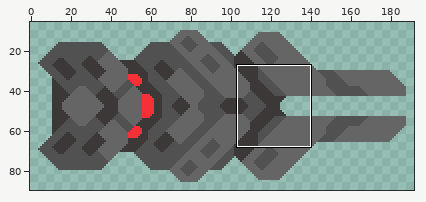
Sprite sheet: main/assets-raw/sprites/units/end/apocalypse-tentacle-tip.png. The first picture is a wide view before the edit; the outline marks the close-up.
Close-up. Before:
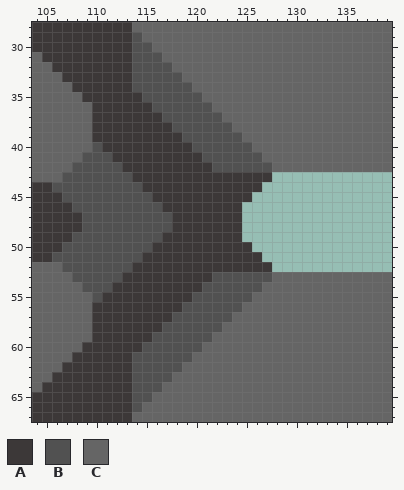
The file is 192x96 pixels. Shown: x 104..139, y 28..67. The wide view leaves out empty margins.
Palette (. is transparent): A #3c3838  B #515151  C #656565
Pixels before, first column x 104:
28 AAAAAAAAAACCCCCCCCCCCCCCCCCCCCCCCCCC
29 AAAAAAAAAABCCCCCCCCCCCCCCCCCCCCCCCCC
30 AAAAAAAAAABBCCCCCCCCCCCCCCCCCCCCCCCC
31 CAAAAAAAAABBBCCCCCCCCCCCCCCCCCCCCCCC
32 CCAAAAAAAABBBBCCCCCCCCCCCCCCCCCCCCCC
33 CCCAAAAAAABBBBBCCCCCCCCCCCCCCCCCCCCC
34 CCCCAAAAAABBBBBBCCCCCCCCCCCCCCCCCCCC
35 CCCCCAAAAAABBBBBBCCCCCCCCCCCCCCCCCCC
36 CCCCCCAAAAAABBBBBBCCCCCCCCCCCCCCCCCC
37 CCCCCCAAAAAAABBBBBBCCCCCCCCCCCCCCCCC
38 CCCCCCAAAAAAAABBBBBBCCCCCCCCCCCCCCCC
39 CCCCCCAAAAAAAAABBBBBBCCCCCCCCCCCCCCC
40 CCCCCCBAAAAAAAAABBBBBBCCCCCCCCCCCCCC
41 CCCCCBBBAAAAAAAAABBBBBBCCCCCCCCCCCCC
42 CCCCBBBBBAAAAAAAAABBBBBBCCCCCCCCCCCC
43 CCCBBBBBBBAAAAAAAAAAAAAA............
44 AABBBBBBBBBAAAAAAAAAAAA.............
45 AAABBBBBBBBBAAAAAAAAAA..............
46 AAAABBBBBBBBBAAAAAAAA...............
47 AAAAABBBBBBBBBAAAAAAA...............
48 AAAAABBBBBBBBBAAAAAAA...............
49 AAAABBBBBBBBBAAAAAAAA...............
50 AAABBBBBBBBBAAAAAAAAAA..............
51 AABBBBBBBBBAAAAAAAAAAAA.............
52 CCCBBBBBBBAAAAAAAAAAAAAA............
53 CCCCBBBBBAAAAAAAAABBBBBBCCCCCCCCCCCC
54 CCCCCBBBAAAAAAAAABBBBBBCCCCCCCCCCCCC
55 CCCCCCBAAAAAAAAABBBBBBCCCCCCCCCCCCCC
56 CCCCCCAAAAAAAAABBBBBBCCCCCCCCCCCCCCC
57 CCCCCCAAAAAAAABBBBBBCCCCCCCCCCCCCCCC
58 CCCCCCAAAAAAABBBBBBCCCCCCCCCCCCCCCCC
59 CCCCCCAAAAAABBBBBBCCCCCCCCCCCCCCCCCC
60 CCCCCAAAAAABBBBBBCCCCCCCCCCCCCCCCCCC
61 CCCCAAAAAABBBBBBCCCCCCCCCCCCCCCCCCCC
62 CCCAAAAAAABBBBBCCCCCCCCCCCCCCCCCCCCC
63 CCAAAAAAAABBBBCCCCCCCCCCCCCCCCCCCCCC
64 CAAAAAAAAABBBCCCCCCCCCCCCCCCCCCCCCCC
65 AAAAAAAAAABBCCCCCCCCCCCCCCCCCCCCCCCC
66 AAAAAAAAAABCCCCCCCCCCCCCCCCCCCCCCCCC
67 AAAAAAAAAACCCCCCCCCCCCCCCCCCCCCCCCCC
New version:
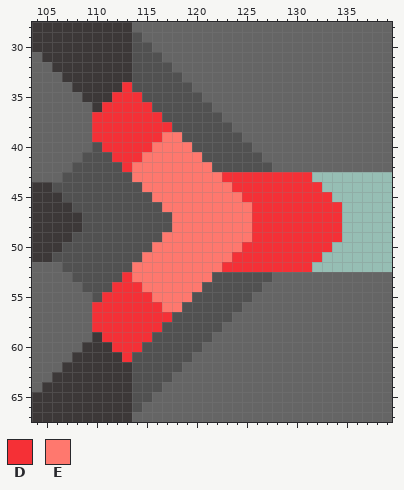
Colours new in this view: D #f53036  E #ff786e
Difference:
Colour D now appears in row 43 at x 128 to 131; in row 44 at x 127 to 132; in row 45 at x 126 to 133; in rows 46 to 49 at x 126 to 134; in row 50 at x 126 to 133; in row 51 at x 127 to 132.
Colour D now appears in row 52 at x 128 to 131.
The author changed colour A to colour D in row 34 at x 113; in row 35 at x 112 to 114; in row 36 at x 111 to 115; in row 37 at x 110 to 116; in row 38 at x 110 to 117; in row 39 at x 110 to 116.
The author changed colour A to colour D in row 40 at x 111 to 115; in row 41 at x 112 to 114; in row 42 at x 113; in row 43 at x 123 to 127; in row 44 at x 124 to 126; in row 45 at x 125.
The author changed colour A to colour D in row 50 at x 125; in row 51 at x 124 to 126; in row 52 at x 123 to 127; in row 53 at x 113; in row 54 at x 112 to 114; in row 55 at x 111 to 115.
The author changed colour A to colour D in row 56 at x 110 to 116; in row 57 at x 110 to 117; in row 58 at x 110 to 116; in row 59 at x 111 to 115; in row 60 at x 112 to 114; in row 61 at x 113.
Colour E now appears in rows 46 to 49 at x 125.
The author changed colour A to colour E in row 39 at x 117 to 118; in row 40 at x 116 to 119; in row 41 at x 115 to 120; in row 42 at x 114 to 121; in row 43 at x 114 to 122; in row 44 at x 115 to 123.
The author changed colour A to colour E in row 45 at x 116 to 124; in row 46 at x 117 to 124; in rows 47 to 48 at x 118 to 124; in row 49 at x 117 to 124; in row 50 at x 116 to 124; in row 51 at x 115 to 123.
The author changed colour A to colour E in row 52 at x 114 to 122; in row 53 at x 114 to 121; in row 54 at x 115 to 120; in row 55 at x 116 to 119; in row 56 at x 117 to 118.
Boxes around the changes in both close-ups, in picture pixels (x1, y1, x2, y2):
changed: (92, 82, 342, 362)
